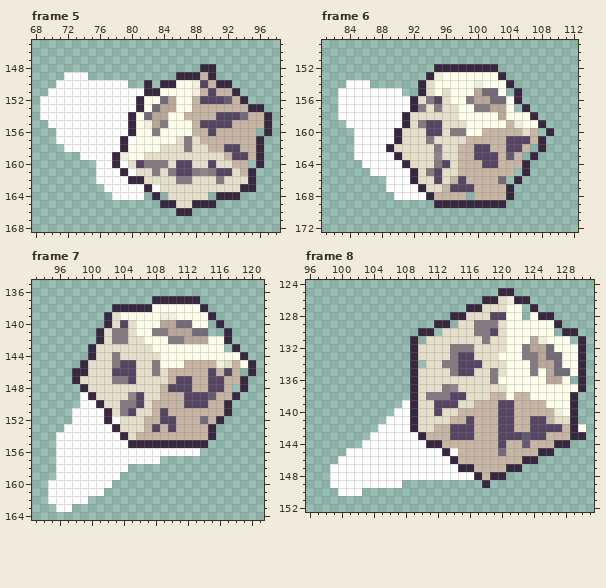
File history of a pixel-art file, client/Assets/Art/Game/Field/Game_Action_Dice_Roll.aseprite. The first picture shows the starting point.
256x256 pixels, 21 frames. Shown: frame 5: x 68..98, y 145..168; frame 6: x 81..112, y 149..172; frame 7: x 93..121, y 135..164; frame 8: x 96..131, y 124..152. The commit also changed other frames, which this record leaves out.
And afterwards:
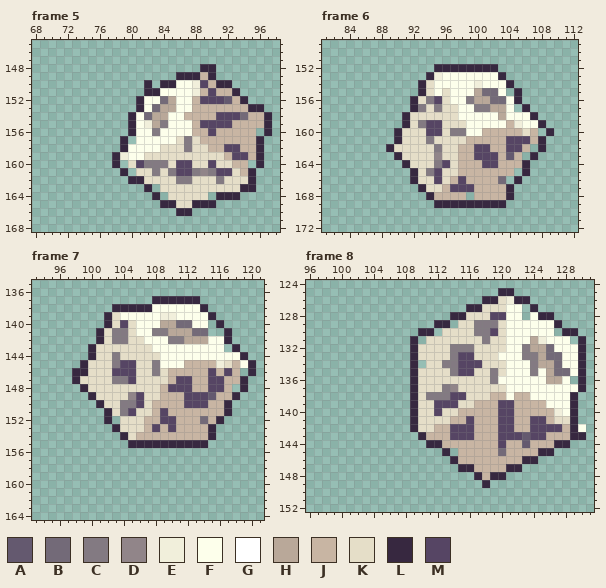
Palette (. is transparent): A #64596f  B #736a78  C #837a82  D #918589  E #f1efdb  F #fdffeb  G #ffffff  H #b9a899  J #c8b5a3  K #e5dec8  L #372840  M #564564
Difference:
layer "Back" now hidden
Frame 5:
y 149: x 72..74 GGG -> ...
y 150: x 71..79 GGGGGGGGG -> .........
y 151: x 70..81 GGGGGGGGGGGG -> ............
y 152..153: x 69..80 GGGGGGGGGGGG -> ............
y 154: x 69..79 GGGGGGGGGGG -> ...........
y 155: x 70..79 GGGGGGGGGG -> ..........
y 156: x 71..79 GGGGGGGGG -> .........
y 157: x 71..78 GGGGGGGG -> ........; x 80 G -> .
y 158: x 72..78 GGGGGGG -> .......
y 159: x 74..77 GGGG -> ....
y 160: x 76..77 GG -> ..; x 79 G -> .
y 161: x 76..78 GGG -> ...; x 80 G -> .
y 162: x 76..79 GGGG -> ....
y 163: x 77..81 GGGGG -> .....; x 83 G -> .
y 164: x 78..81 GGGG -> ....
Frame 6:
y 154: x 84..86 GGG -> ...
y 155: x 83..90 GGGGGGGG -> ........
y 156..157: x 83..91 GGGGGGGGG -> .........
y 158: x 83..90 GGGGGGGG -> ........
y 159: x 84..90 GGGGGGG -> .......
y 160..161: x 85..89 GGGGG -> .....
y 162: x 85..88 GGGG -> ....
y 163: x 85..89 GGGGG -> .....
y 164: x 86..90 GGGGG -> .....
y 165: x 87..91 GGGGG -> .....
y 166: x 89..91 GGG -> ...
y 167: x 89..92 GGGG -> ....
y 168: x 90..93 GGGG -> ....
Frame 7:
y 149: x 99 G -> .
y 150: x 99..100 GG -> ..
y 151: x 98..101 GGGG -> ....
y 152: x 98..101 GGGG -> ....; x 103 G -> .
y 153: x 97..102 GGGGGG -> ......
y 154: x 96..103 GGGGGGGG -> ........
y 155: x 96..104 GGGGGGGGG -> .........
y 156: x 96..113 GGGGGGGGGGGGGGGGGG -> ..................
y 157: x 96..108 GGGGGGGGGGGGG -> .............
y 158: x 96..104 GGGGGGGGG -> .........
y 159: x 96..103 GGGGGGGG -> ........
y 160: x 95..102 GGGGGGGG -> ........
y 161: x 95..101 GGGGGGG -> .......
y 162: x 95..99 GGGGG -> .....
y 163: x 96..97 GG -> ..
Frame 8:
y 139: x 108 G -> .
y 140: x 107..108 GG -> ..
y 141: x 106..108 GGG -> ...
y 142: x 105..108 GGGG -> ....
y 143: x 104..109 GGGGGG -> ......
y 144: x 103..110 GGGGGGGG -> ........
y 145: x 101..112 GGGGGGGGGGGG -> ............; x 114 G -> .
y 146: x 100..113 GGGGGGGGGGGGGG -> ..............
y 147: x 99..114 GGGGGGGGGGGGGGGG -> ................
y 148: x 99..116 GGGGGGGGGGGGGGGGGG -> ..................
y 149: x 99..107 GGGGGGGGG -> .........
y 150: x 100..102 GGG -> ...
Changed places in both pictures, as pixel boxes (x1, y1, x2, y2):
erased: (40, 72, 160, 200)
erased: (338, 80, 426, 200)
erased: (48, 392, 200, 512)
erased: (330, 400, 474, 496)
